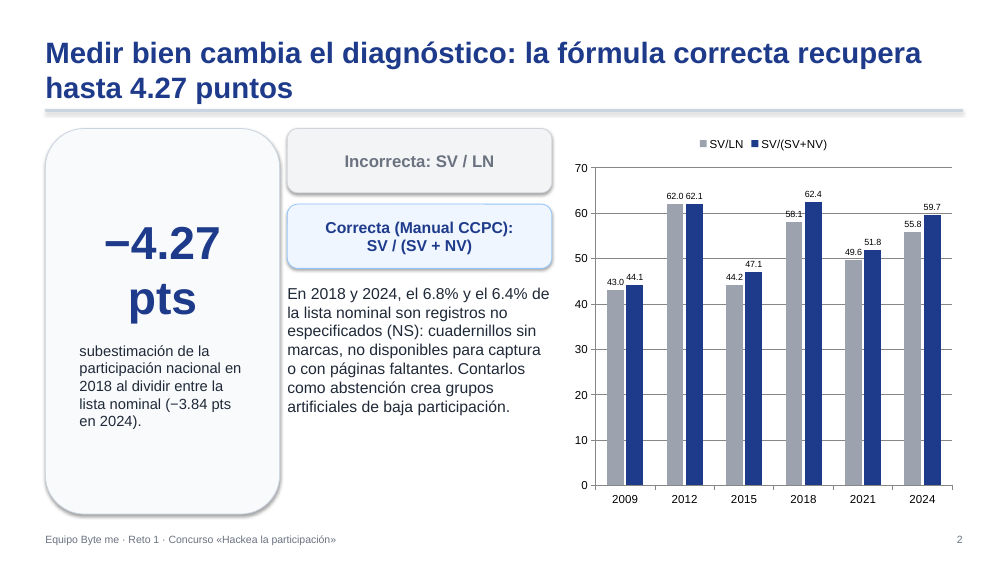
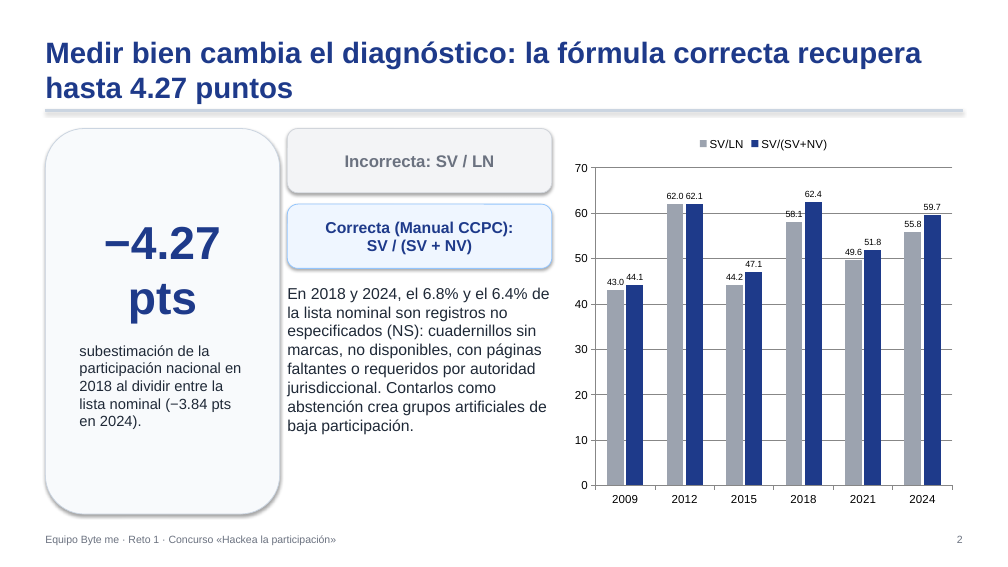
Before and after one commit to Johanan1113/Hackaton_INE_byte_me, a slide deck: slide 2 of entrega_ByteMe_Reto1/Presentacion_Ejecutiva_ByteMe.pptx. Drawn at 1008x567 pixels with LibreOffice and Linux fonts; fonts in the diff are those of the drawing. Boxes give left, top, right and bottom in pixels: in the first picture for what was removed or moved away, otherwise in the second. Text is boxed around its words. In the diff, an @@ line names an element or a change of style, - is before the commit and + after.

```diff
--- a/entrega_ByteMe_Reto1/Presentacion_Ejecutiva_ByteMe.pptx
+++ b/entrega_ByteMe_Reto1/Presentacion_Ejecutiva_ByteMe.pptx
@@ text at (287, 287, 550, 435): text changed @@
-En 2018 y 2024, el 6.8% y el 6.4% de la lista nominal son registros no especificados (NS): cuadernillos sin marcas, no disponibles para captura o con páginas faltantes. Contarlos como abstención crea grupos artificiales de baja participación.
+En 2018 y 2024, el 6.8% y el 6.4% de la lista nominal son registros no especificados (NS): cuadernillos sin marcas, no disponibles, con páginas faltantes o requeridos por autoridad jurisdiccional. Contarlos como abstención crea grupos artificiales de baja participación.
```
Also in this commit, not shown: 3 other slides changed, 28 other files.
